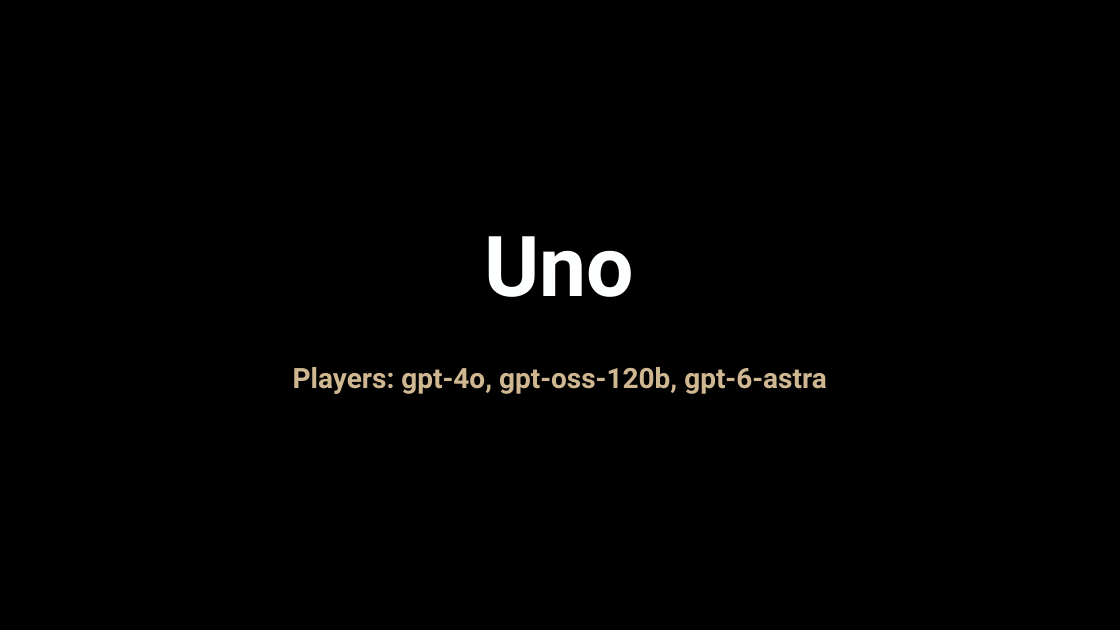
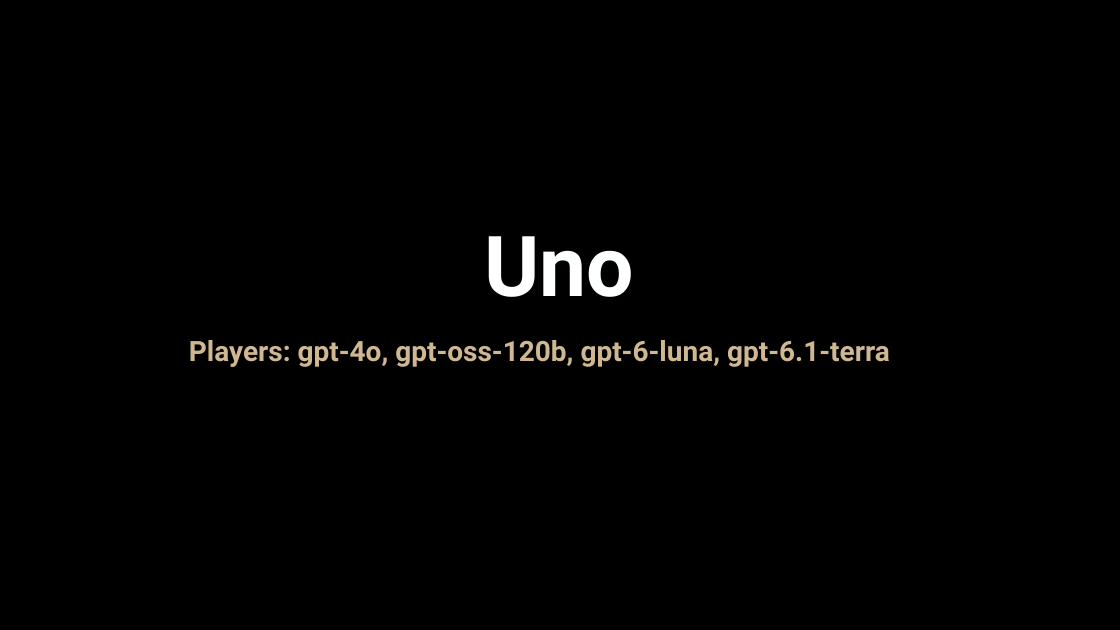
Before and after one commit to Brook-nimuit/AI_HALLUCINATION_CASCADE, a slide deck: slide 22 of PurdueUniversity-Presentation-Template-Widescreen-BrandFonts-2026.pptx/PurdueUniversity-Presentation-Template-Widescreen-BrandFonts-2026.pptx (slide 24 before the commit). Drawn at 1120x630 pixels with LibreOffice and Linux fonts; fonts in the diff are those of the drawing; background and template pictures are left out. Boxes give left, top, right and bottom in pixels: in the first picture for what was removed or moved away, otherwise in the second. Text is boxed around its words. In the diff, an @@ line names an element or a change of style, - is before the commit and + after.

```diff
--- a/PurdueUniversity-Presentation-Template-Widescreen-BrandFonts-2026.pptx/PurdueUniversity-Presentation-Template-Widescreen-BrandFonts-2026.pptx
+++ b/PurdueUniversity-Presentation-Template-Widescreen-BrandFonts-2026.pptx/PurdueUniversity-Presentation-Template-Widescreen-BrandFonts-2026.pptx
@@ text at (189, 340, 890, 367): text changed @@
-Players: gpt-4o, gpt-oss-120b, gpt-6-astra
+Players: gpt-4o, gpt-oss-120b, gpt-6-luna, gpt-6.1-terra
```
Also in this commit, not shown: 9 other slides changed, 8 slides added, 24 slides removed, 16 other files.
